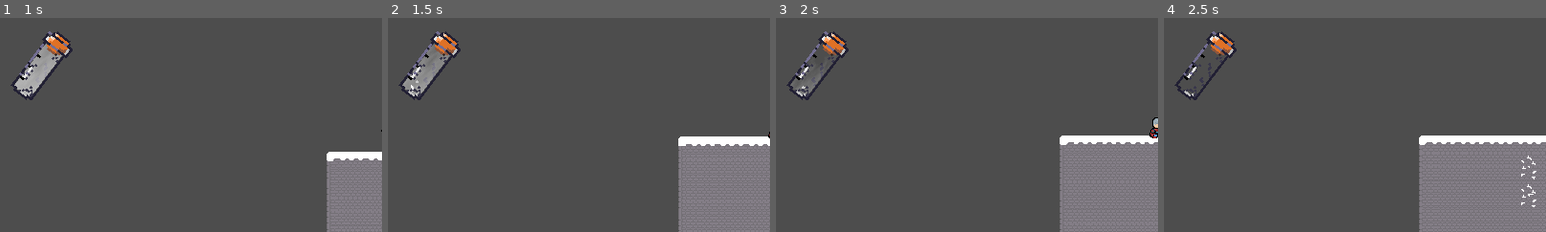
Above: before the commit, frames 1-4 (left to right).
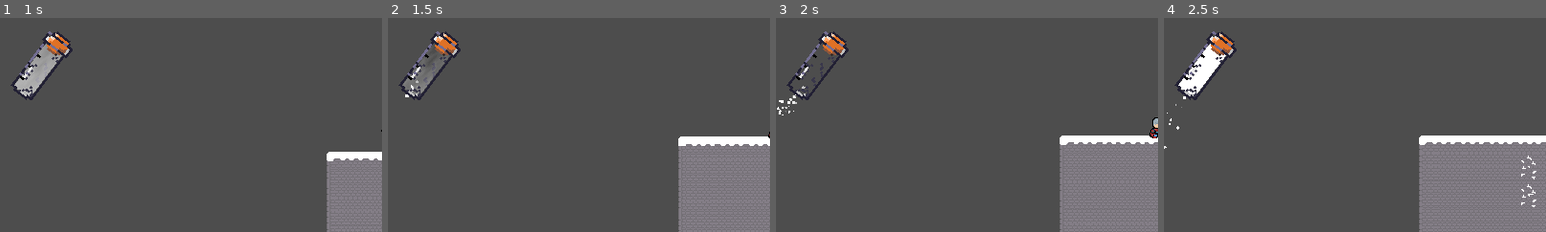
Above: after the commit, the same moments.

Repository: Gustavo7239/DoneHill-TheForgottenWar-DEMO
Game: Godot game, scene res://GUI/Credits/Scene/Credits.tscn
Same seed, same stepped clock (60 frames per second), same inputs: the game is played once before the commit and once after it. Sound files missing from this copy of the repository are replaced by a short silence.
Inputs (mouse positions are % of the whole screen's width and height, from its top left):
- Up to frame 1 (1 s): tap Space (Jump_skill) at 0.5 s; move the mouse to (72, 45) at 0.52 s; hold D (Right_move) from 0.53 s (still down); hold F from 0.53 s (still down); click (72, 45) at 0.67 s; tap Enter (ui_accept) at 0.77 s
- Up to frame 2 (1.5 s): move the mouse to (30, 55) at 1.27 s; release D (Right_move) at 1.28 s; release F at 1.28 s; hold S from 1.28 s (still down); tap F at 1.35 s
- Up to frame 3 (2 s): keep holding S; tap Enter (ui_accept) at 1.52 s
- Up to frame 4 (2.5 s): move the mouse to (60, 28) at 2.02 s; release S at 2.03 s; hold D (Right_move) from 2.03 s (still down); hold F from 2.03 s (still down)
The pictures show only the part of the screen within x 0-50%, y 25-75%; the shares and areas given below are measured in that part.

Frame 1 is identical in both runs. In frame 2, 1.0% of the frame differs, in the area x 3-17%, y 12-38%; in frame 3, 0.4%; in frame 4, 1.1%, in the area x 0-17%, y 12-62%.

Commit message:
Autosave game

Diff:
--- a/DoneHill_The_Forgotten_war_DEMO/Characters/Player/Scenes/player.tscn
+++ b/DoneHill_The_Forgotten_war_DEMO/Characters/Player/Scenes/player.tscn
@@ -297,7 +297,7 @@
 [node name="Player" type="CharacterBody2D"]
 scale = Vector2(4, 4)
 collision_mask = 29
-platform_floor_layers = 4294901764
+platform_floor_layers = 4278190084
 platform_wall_layers = 4
 script = ExtResource("1_qce0l")
 Player_HealingPoints = 4
--- a/DoneHill_The_Forgotten_war_DEMO/Characters/Player/Scripts/Player.gd
+++ b/DoneHill_The_Forgotten_war_DEMO/Characters/Player/Scripts/Player.gd
@@ -36,9 +36,10 @@
 @onready var fx_controller = $Tools/FxController
 
 func _process(delta):
-	GLOBAL.Player_HP = Player_HealingPoints
-	GLOBAL.Player_can_Heal = Can_Heal
-	jump_fx.volume_db = GLOBAL.SOUNDFX_VOLUME
+	#GLOBAL.game_data["Player_can_Heal"] = Can_Heal
+	jump_fx.volume_db = GLOBAL.game_data["SOUNDFX_VOLUME"]
+	GLOBAL.game_data["Player_HP"] = Player_HealingPoints
+	GLOBAL.game_data["Player_Position"] = position
 
 	match death:
 		true:
@@ -50,6 +51,7 @@
 	if not death:
 		if event.is_action_pressed("Jump_skill"):
 			jump_skill.jump_action()
+			GLOBAL.save_game()
 
 func get_axis() -> Vector2:
 	axis.x = int(Input.is_action_pressed("Right_move")) - int(Input.is_action_pressed("Left_move"))
@@ -96,7 +98,7 @@
 	recibe_damage_fx.play()
 	#camera.apply_shake()
 	print("daño:" ,dmg)
-	print("vida:" , GLOBAL.Player_HP)
+	print("vida:" , GLOBAL.game_data["Player_HP"] )
 	print("---------------------------")
 
 	if Player_HealingPoints - dmg < 1:
@@ -111,6 +113,8 @@
 
 	if Input.is_action_pressed("Heal_skill") and is_on_floor():
 		heal_skill.cancel_charge()
+
+	GLOBAL.game_data["Player_HP"] = Player_HealingPoints
 
 func set_Slow_velocity(slowVelocity : float) -> void:
 	currentSpeed = slowVelocity
--- a/DoneHill_The_Forgotten_war_DEMO/Characters/Player/Skills/Jump_skill/Scripts/Jump_skill.gd
+++ b/DoneHill_The_Forgotten_war_DEMO/Characters/Player/Skills/Jump_skill/Scripts/Jump_skill.gd
@@ -15,18 +15,19 @@
 
 @onready var fx_controller = $FxController
 
-var Is_Activated : bool = GLOBAL.Player_can_DobleJump
+var Is_Activated : bool = GLOBAL.game_data["Player_can_DobleJump"]
 var Is_on_doblejump : bool = false
 
 func _process(delta):
-	jump_sound_fx.volume_db = GLOBAL.SOUNDFX_VOLUME
-	doble_jump_sound_fx.volume_db = GLOBAL.SOUNDFX_VOLUME
+	jump_sound_fx.volume_db = GLOBAL.game_data["SOUNDFX_VOLUME"]
+	doble_jump_sound_fx.volume_db = GLOBAL.game_data["SOUNDFX_VOLUME"]
 
 func jump_action():
 	match player.is_on_floor():
 		true:
 			Is_on_doblejump = false
 			jump_ctrl(0.9)
+
 		false:
 			if not Is_on_doblejump and Is_Activated:
 				Is_on_doblejump = true
--- a/DoneHill_The_Forgotten_war_DEMO/Characters/Player/Skills/Regenerate_skill/Scripts/Heal_skill.gd
+++ b/DoneHill_The_Forgotten_war_DEMO/Characters/Player/Skills/Regenerate_skill/Scripts/Heal_skill.gd
@@ -36,7 +36,7 @@
 
 func cargar_ctrl():
 	if Is_Activated and not Is_Charging and not Is_on_cooldown :
-		if GLOBAL.Player_HP < GLOBAL.MAX_Player_HP and GLOBAL.SoulPoints >= points_to_heal:
+		if GLOBAL.game_data["Player_HP"] < GLOBAL.MAX_Player_HP and GLOBAL.SoulPoints >= points_to_heal:
 			sprite.play("Start")
 			GLOBAL.CAMERA.zoomFX_Healing(0.02)
 			healing_skill_sound_fx_start.play()
@@ -63,7 +63,7 @@
 	Is_on_cooldown = false
 
 func cancel_charge():
-	if GLOBAL.Player_HP < GLOBAL.MAX_Player_HP and GLOBAL.SoulPoints >= points_to_heal:
+	if GLOBAL.game_data["Player_HP"] < GLOBAL.MAX_Player_HP and GLOBAL.SoulPoints >= points_to_heal:
 		sprite.play("Finish")
 		GLOBAL.CAMERA.normalCameraZoom()
 		healing_skill_sound_fx_start.stop()
--- a/DoneHill_The_Forgotten_war_DEMO/GUI/HUD/Resource/Souls_bar/Soul_bar.gd
+++ b/DoneHill_The_Forgotten_war_DEMO/GUI/HUD/Resource/Souls_bar/Soul_bar.gd
@@ -9,7 +9,7 @@
 var puntos: float = 1
 
 func _process(delta):
-	if puntos > 0.2:
+	if GLOBAL.game_data["SoulPoints"] > 0.2:
 		puntos -= 0.05
 		var relacion_puntos_particulas = remap(puntos,0.2, 1, 0,200)
 		particle_souls.initial_velocity_max = relacion_puntos_particulas
--- a/DoneHill_The_Forgotten_war_DEMO/GUI/HUD/Script/HUD.gd
+++ b/DoneHill_The_Forgotten_war_DEMO/GUI/HUD/Script/HUD.gd
@@ -8,13 +8,9 @@
 
 # Called every frame. 'delta' is the elapsed time since the previous frame.
 func _process(delta):
-	if GLOBAL.Player_HP == 4 :
-		guante.frame = 1
-	elif GLOBAL.Player_HP == 3 :
-		guante.frame = 2
-	elif GLOBAL.Player_HP == 2:
-		guante.frame = 3
-	elif GLOBAL.Player_HP == 1:
-		guante.frame = 4
-	elif GLOBAL.Player_HP == 0:
-		guante.frame = 5
+	match GLOBAL.game_data["Player_HP"]:
+		4: guante.frame = 1
+		3: guante.frame = 2
+		2: guante.frame = 3
+		1: guante.frame = 4
+		0: guante.frame = 5
--- a/DoneHill_The_Forgotten_war_DEMO/GlobalSettings/GlobalVariables/GLOBAL.gd
+++ /dev/null
@@ -1,38 +0,0 @@
-extends Node
-
-#var score : int
-#var vidas : int
-#var vidas_max : int = 5
-#var contView : int
-#
-#var Healing_Points : int
-#
-#var Can_Heal : bool = true
-#var Can_Dash : bool = true
-#var Can_DobleJump : bool = true
-#
-#var Music_level : float = -20.0
-#var SoundFX_level : float = -20.0
-#
-#var camera : Camera2D
-
-var music_volume_level = 0
-var fx_volume_level = 0
-
-var music_volume_level_slider = 90
-var fx_volume_level_slider = 90
-
-var SoulPoints : int = 400				#Puntos de alma del Player
-const MAX_SOULS_POINTS : int = 400		#Puntos de alma maximos
-
-var Player_HP : int = 4					#Puntos de vida del Player actual
-const MAX_Player_HP : int = 4			#Puntos maximos de vida del Player
-
-var Player_can_Heal : bool = true		#Tiene disponible la habilidad de curarse o no
-var Player_can_Dash : bool = true		#Tiene disponible la habilidad de dashearse o no
-var Player_can_DobleJump : bool = true	#Tiene disponible la habilidad de doble salto o no
-
-var MUSIC_VOLUME : float = 0.0			#Volumen general de la musica
-var SOUNDFX_VOLUME : float = 0.0		#Volumen general de los efectos de sonido
-
-var CAMERA : Camera2D					#Camara global del juego
--- /dev/null
+++ b/DoneHill_The_Forgotten_war_DEMO/Terrains/Arena_terrain/Scene/GLOBAL.gd
@@ -0,0 +1,58 @@
+extends Node
+
+var save_path = "user://save_game.dat"
+
+var music_volume_level = 0
+var fx_volume_level = 0
+
+var music_volume_level_slider = 90
+var fx_volume_level_slider = 90
+
+var SoulPoints : int = 400				#Puntos de alma del Player
+const MAX_SOULS_POINTS : int = 400		#Puntos de alma maximos
+
+var Player_HP : int = 4					#Puntos de vida del Player actual
+const MAX_Player_HP : int = 4			#Puntos maximos de vida del Player
+
+var Player_can_Heal : bool = true		#Tiene disponible la habilidad de curarse o no
+var Player_can_Dash : bool = true		#Tiene disponible la habilidad de dashearse o no
+var Player_can_DobleJump : bool = true	#Tiene disponible la habilidad de doble salto o no
+
+var MUSIC_VOLUME : float = 0.0			#Volumen general de la musica
+var SOUNDFX_VOLUME : float = 0.0		#Volumen general de los efectos de sonido
+
+var CAMERA : Camera2D					#Camara global del juego
+
+var game_data : Dictionary = {
+	"MUSIC_VOLUME" : 0.0,				#Volumen general de la musica
+	"SOUNDFX_VOLUME" : 0.0,				#Volumen general de los efectos de sonido
+
+	"SoulPoints" : 400,					#Puntos de alma del Player
+
+	"Player_HP" : 4,					#Puntos de vida del Player actual
+
+	"Player_can_Heal" : true,			#Tiene disponible la habilidad de curarse o no
+	"Player_can_Dash" : true,			#Tiene disponible la habilidad de dashearse o no
+	"Player_can_DobleJump" : true,		#Tiene disponible la habilidad de doble salto o no
+
+	"Player_Position" : Vector2.ZERO 	#Posicion del jugador
+}
+
+func save_game() -> void:
+	var save_file = FileAccess.open(save_path, FileAccess.WRITE)
+	save_file.store_var(game_data)
+	save_file = null
+
+	print("GAME SAVED")
+
+func load_game() -> void:
+	if FileAccess.file_exists(save_path):
+		var save_file = FileAccess.open(save_path, FileAccess.READ)
+		game_data = save_file.get_var()
+		save_file = null
+
+		print("-------------- GAME LOADED --------------")
+		print(game_data["Player_HP"])
+		print(game_data["Player_Position"].x)
+		print(game_data["Player_Position"].y)
+		print("-----------------------------------------")
--- a/DoneHill_The_Forgotten_war_DEMO/Terrains/Dev_terrain/Script/Dev_terrain.gd
+++ b/DoneHill_The_Forgotten_war_DEMO/Terrains/Dev_terrain/Script/Dev_terrain.gd
@@ -1 +1,16 @@
 extends Node
+@onready var player = $Player
+
+func _ready():
+	GLOBAL.load_game()
+	loadPlayerData()
+
+
+
+func loadPlayerData():
+	if GLOBAL.game_data["Player_Position"] != Vector2.ZERO:
+		player.global_position = GLOBAL.game_data["Player_Position"]
+
+	player.Player_HealingPoints = GLOBAL.game_data["Player_HP"]
+	player.Can_Heal = GLOBAL.game_data["Player_can_Heal"]
+	player.Can_Dash = GLOBAL.game_data["Player_can_Dash"]
--- a/DoneHill_The_Forgotten_war_DEMO/project.godot
+++ b/DoneHill_The_Forgotten_war_DEMO/project.godot
@@ -17,7 +17,8 @@
 
 [autoload]
 
-GLOBAL="*res://GlobalSettings/GlobalVariables/GLOBAL.gd"
+GLOBAL="*res://Terrains/Arena_terrain/Scene/GLOBAL.gd"
+GLOBAL_LOAD="*res://GlobalSettings/GlobalLoad/GLOBAL_LOAD.gd"
 
 [display]
 
@@ -139,7 +140,7 @@
 Heal_skill={
 "deadzone": 0.5,
 "events": [Object(InputEventKey,"resource_local_to_scene":false,"resource_name":"","device":-1,"window_id":0,"alt_pressed":false,"shift_pressed":false,"ctrl_pressed":false,"meta_pressed":false,"pressed":false,"keycode":0,"physical_keycode":69,"key_label":0,"unicode":101,"echo":false,"script":null)
-, Object(InputEventJoypadButton,"resource_local_to_scene":false,"resource_name":"","device":-1,"button_index":1,"pressure":0.0,"pressed":true,"script":null)
+, Object(InputEventJoypadButton,"resource_local_to_scene":false,"resource_name":"","device":-1,"button_index":2,"pressure":0.0,"pressed":true,"script":null)
 ]
 }
 
Empty file added: DoneHill_The_Forgotten_war_DEMO/GlobalSettings/GlobalLoad/GLOBAL_LOAD.gd
